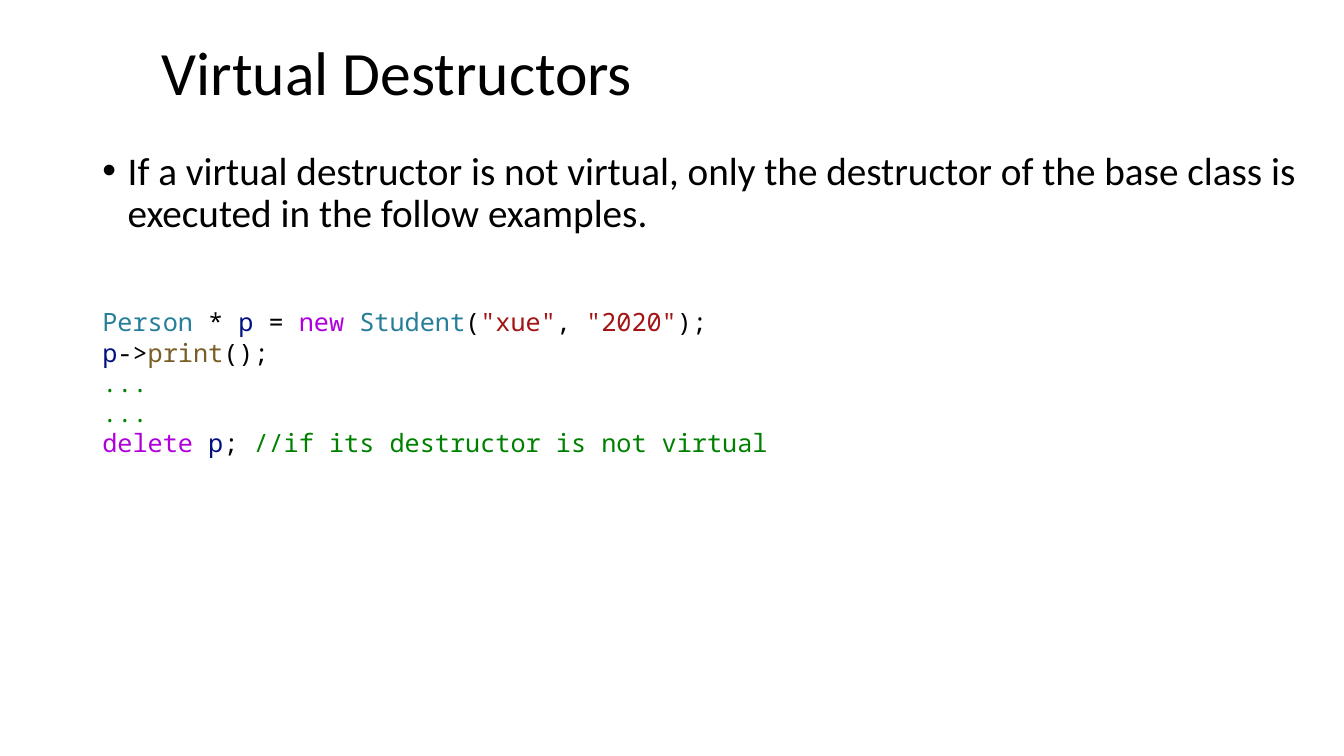
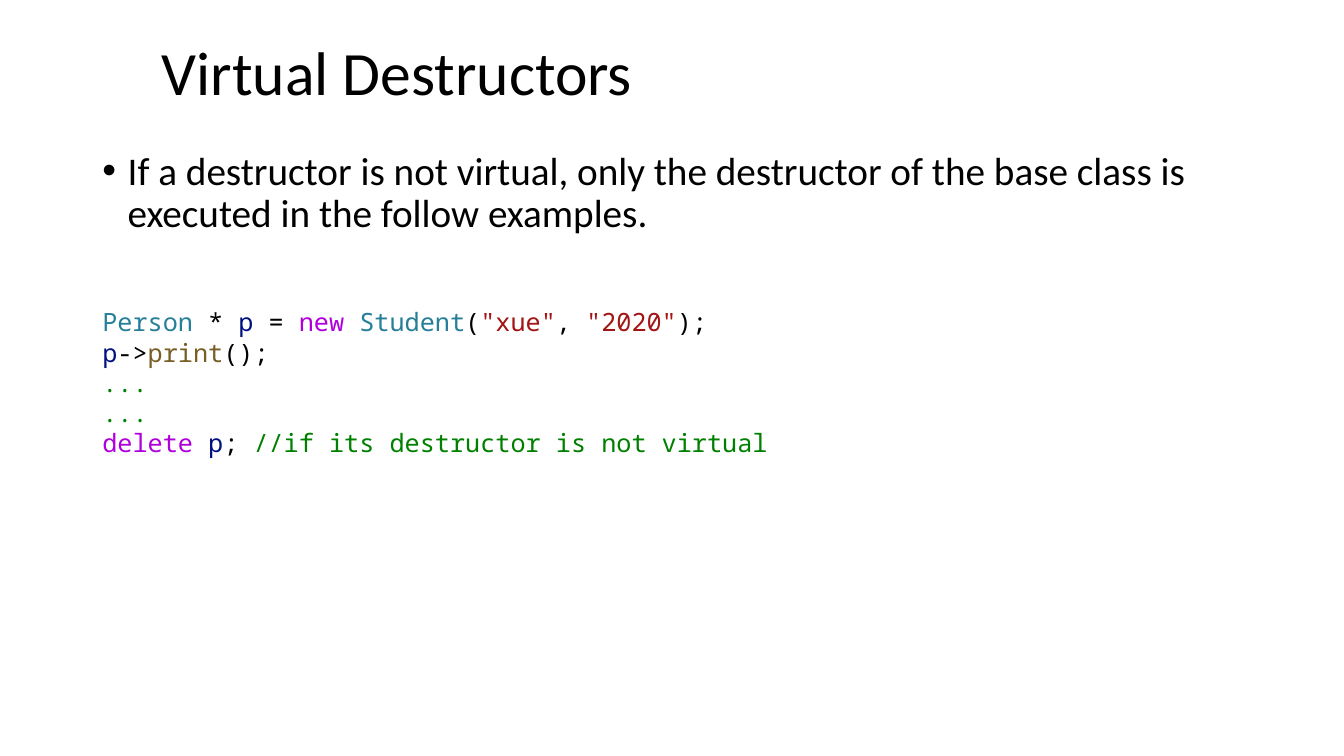
Before and after one commit to ShiqiYu/CPP, a slide deck: slide 17 of week12/Lecture12.pptx. Drawn at 1344x756 pixels with LibreOffice and Linux fonts; fonts in the diff are those of the drawing; background and template pictures are left out. Boxes give left, top, right and bottom in pixels: in the first picture for what was removed or moved away, otherwise in the second. Text is boxed around its words. In the diff, an @@ line names an element or a change of style, - is before the commit and + after.

```diff
--- a/week12/Lecture12.pptx
+++ b/week12/Lecture12.pptx
@@ text at [128,157,1185,234]: text changed @@
-• If a virtual destructor is not virtual, only the destructor of the base class is executed in the follow examples.
+• If a destructor is not virtual, only the destructor of the base class is executed in the follow examples.
```
Also in this commit, not shown: 5 other files.
